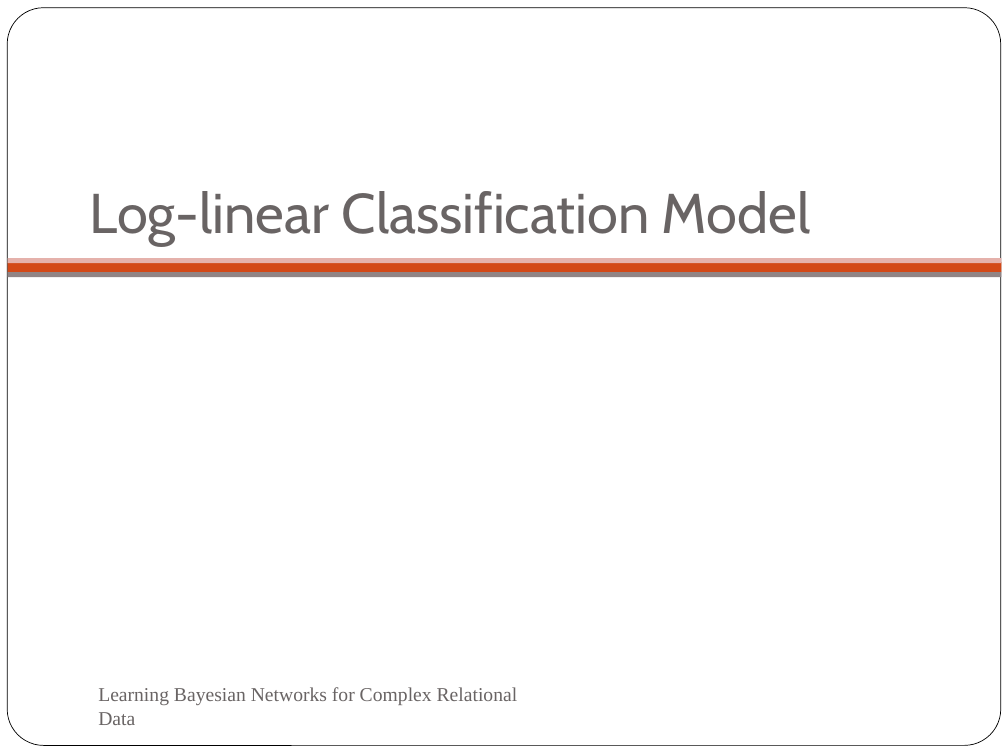
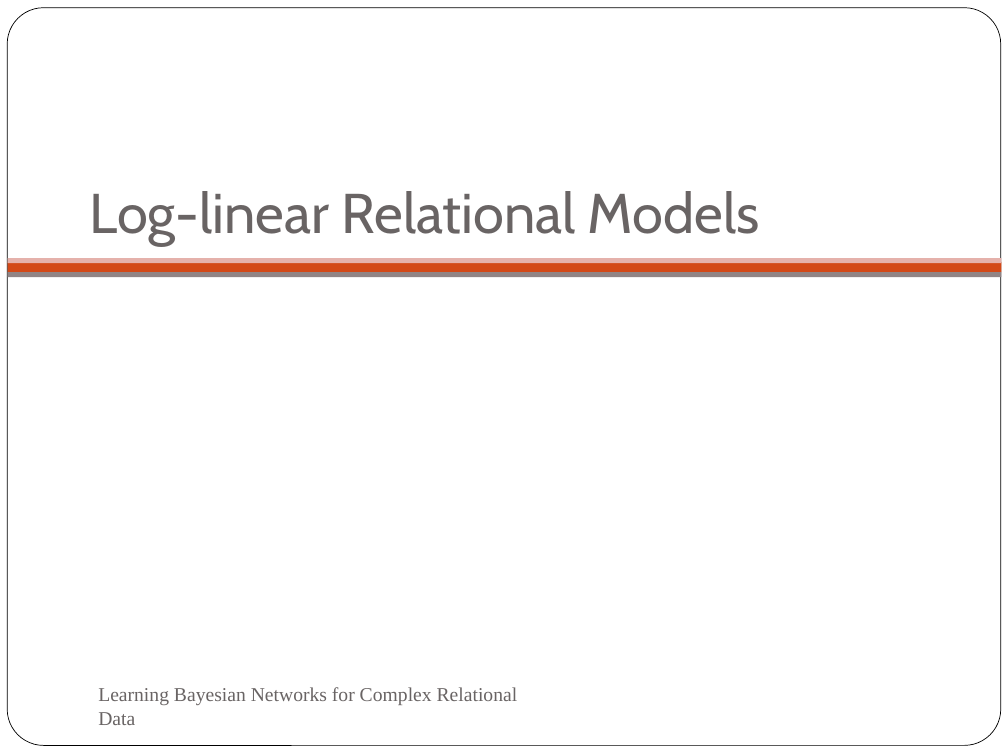
Before and after one commit to oschulte/srl-tutorial-slides, a slide deck: slide 26 of ch5-rel-bayes-net-classifier.pptx (slide 31 before the commit). Drawn at 1008x756 pixels with LibreOffice and Linux fonts; fonts in the diff are those of the drawing; background and template pictures are left out. Boxes give left, top, right and bottom in pixels: in the first picture for what was removed or moved away, otherwise in the second. Text is boxed around its words. In the diff, an @@ line names an element or a change of style, - is before the commit and + after.

Commit message:
new simpler classification slides

```diff
--- a/ch5-rel-bayes-net-classifier.pptx
+++ b/ch5-rel-bayes-net-classifier.pptx
@@ title at (90, 191, 760, 246): text changed @@
-Log-linear Classification Model
+Log-linear Relational Models
```
Also in this commit, not shown: 11 other slides changed, 5 slides added, 9 slides removed.
